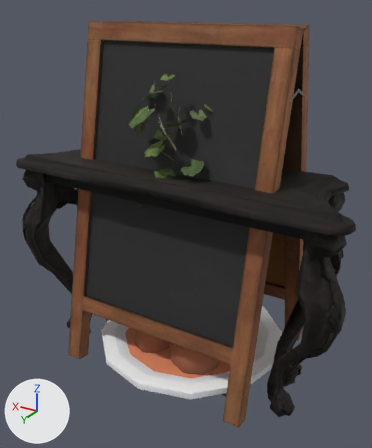
Two versions of the glTF model places/dress/restaurant.glb, one commit apart.
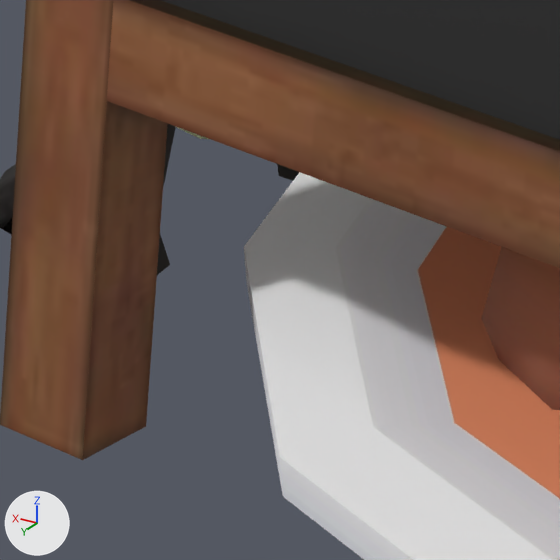
The first picture shows the older version from a 50 mm lens placed at (-1.077, 1.847, 1.582), pointed at (0.028, 0.005, 0.661). The close-ups show the older and then the newer version on the part from 18% to 39% of the width and 66% to 83% of the height of that picture. Only the edits that show in the close-ups are written down. Arrows for +X, +Y and +Z are at lower left; the lights stay in place. Where no turn or scale is listed for an object, it has been applied to the vertices.

Objects in the first close-up: 'ClassicConsole_01', 'plate-dinner', 'standing_chalkboard_01' and 1 more.
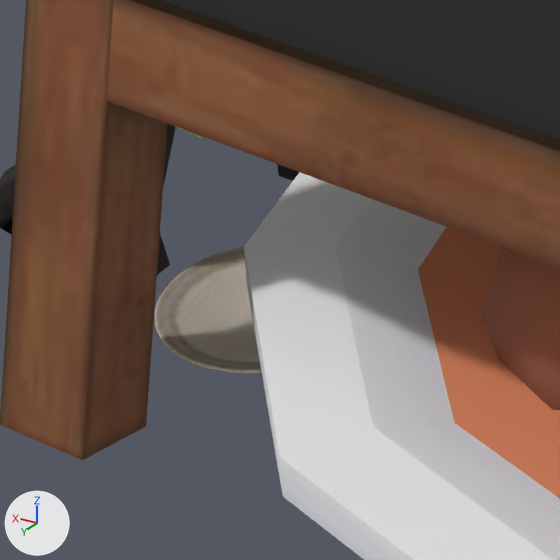
Changed parts and their boxes [x1, y1, x2, y2] in the close-ups (560 x 560 px):
'tea_set_01_saucer_circular_03', added
    after: [154, 246, 262, 373]

The change, as a list of edits to the scene's bpy script:
```text
Add img_tea_set_01_diff:
    img_tea_set_01_diff = load_image('tea_set_01_diff', '_unpacked/tea_set_01_diff', 256, 256, 'sRGB')
Add img_tea_set_01_nor_gl:
    img_tea_set_01_nor_gl = load_image('tea_set_01_nor_gl', '_unpacked/tea_set_01_nor_gl', 128, 128, 'Non-Color')
Add mat_tea_set_01:
    mat_tea_set_01 = bpy.data.materials.new('tea_set_01')
    # uses the picture img_tea_set_01_diff
    # uses the picture img_tea_set_01_nor_gl
Add me_circle_022:
    me_circle_022.from_pydata(...)  # 362 vertices, 720 faces; spans x -0.0743..0.0743, y -0.0743..0.0743, z -0.0079..0.0079
    me_circle_022.materials.append(mat_tea_set_01)
Add ob_tea_set_01_saucer_circular_03:
    ob_tea_set_01_saucer_circular_03 = bpy.data.objects.new('tea_set_01_saucer_circular_03', me_circle_022)
    ob_tea_set_01_saucer_circular_03.location = (0.4034, 0.1887, 0.0072)
```
